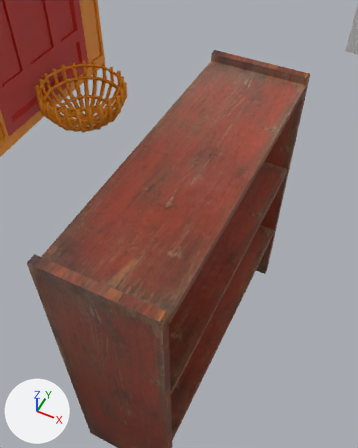
The Blender file Assets/3 Models/ger.blend as it was, and as the next commit left it.
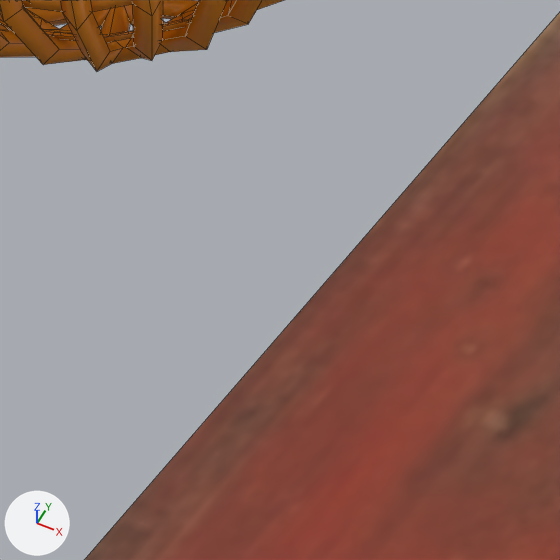
Old and new are each drawn from a 50 mm camera at (-1.528, -2.956, 1.806) aimed at (-2.314, -1.385, -0.158) and again close up on the part from 19% to 44% of the width and 27% to 47% of the height. Every picture has the same lights, and +X, +Y and +Z are marked at lower left. The last two pictures show the newer version. The close-ups show mesh edges as thin lines.

Names of what the first close-up shows: 'Sphere', 'Tawiur'.
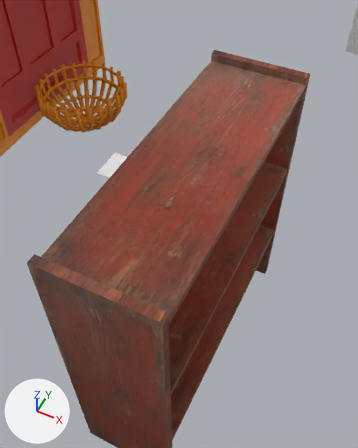
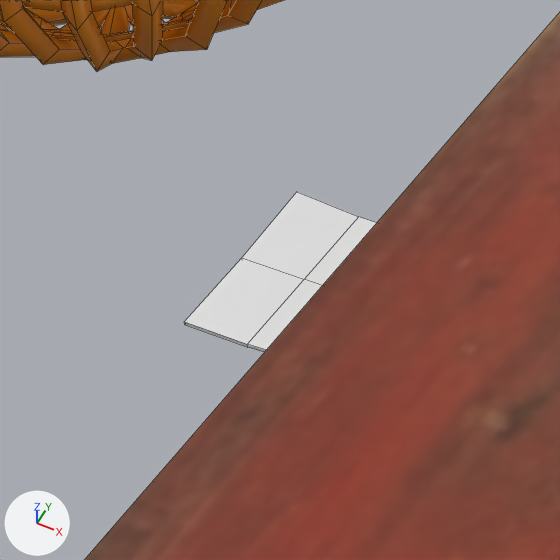
Changed parts and their boxes (x1, y1, x2, y2) in the close-ups (560 x 560 px):
'Paper', added: after (184, 192, 376, 352)

What changed in the scene script:
```text
Add mat_paper:
    mat_paper = principled_material('Paper')
    mat_paper.base_color = (0.8, 0.8, 0.8)  # white #e7e7e7
Add me_cube_023:
    me_cube_023.from_pydata([(-0.062, -0.09, -0.002), (-0.062, -0.09, 0.002), (-0.062, 0.09, 0.003), (-0.062, 0.09, 0.006), (0.062, -0.09, 0.002), (0.062, -0.09, 0.005), (0.062, 0.09, -0.002), (0.062, 0.09, 0.002), (0.0, 0.09, -0.002), (0.0, 0.09, 0.002), (0.0, -0.09, -0.002), (0.0, -0.09, 0.002), (-0.062, 0.0, -0.002), (-0.062, 0.0, 0.002), (0.062, 0.0, -0.002), (0.062, 0.0, 0.002), (0.0, 0.0, 0.002), (0.0, 0.0, -0.002)], [], [(12, 13, 3, 2), (8, 9, 7, 6), (14, 15, 5, 4), (10, 11, 1, 0), (17, 14, 4, 10), (16, 13, 1, 11), (15, 16, 11, 5), (12, 17, 10, 0), (4, 5, 11, 10), (2, 3, 9, 8), (2, 8, 17, 12), (7, 9, 16, 15), (9, 3, 13, 16), (8, 6, 14, 17), (6, 7, 15, 14), (0, 1, 13, 12)])
    me_cube_023.materials.append(mat_paper)  # its picture is missing
Add ob_paper:
    ob_paper = bpy.data.objects.new('Paper', me_cube_023)
    ob_paper.location = (-2.715, -1.33, 0.045)
```
